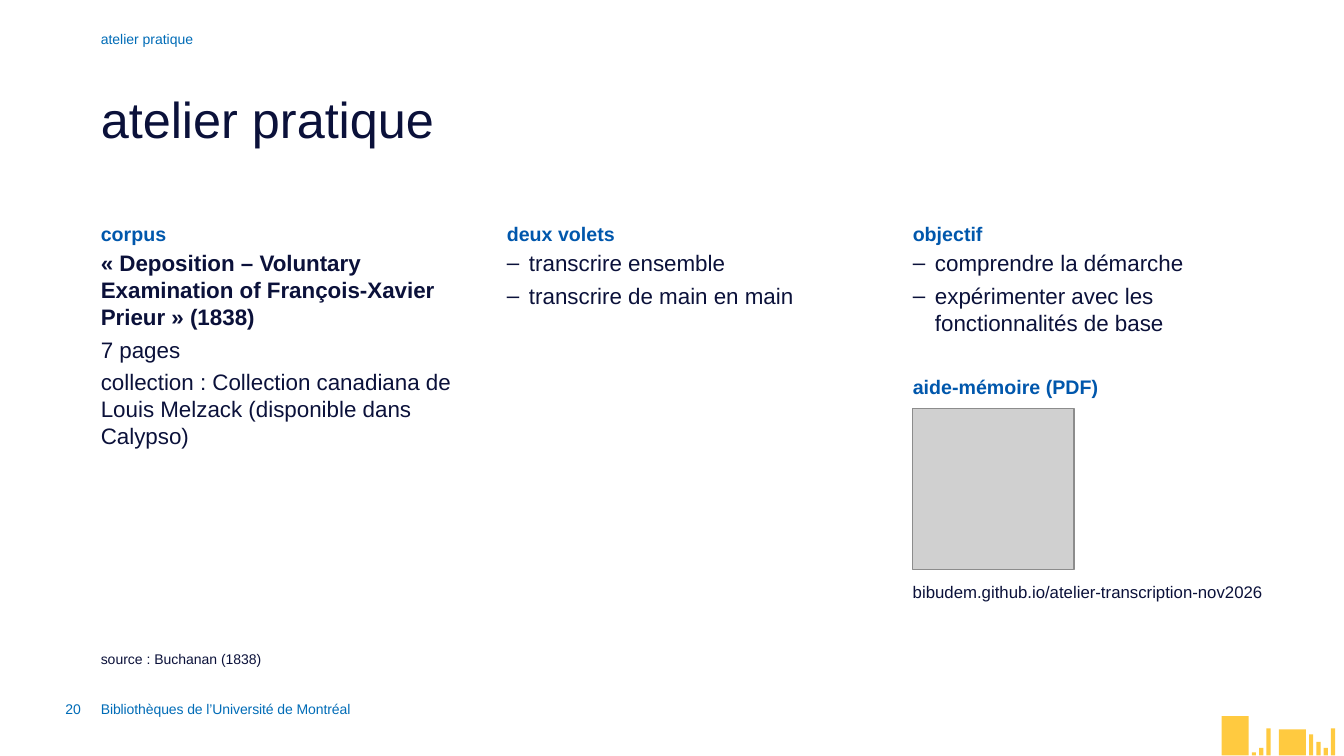
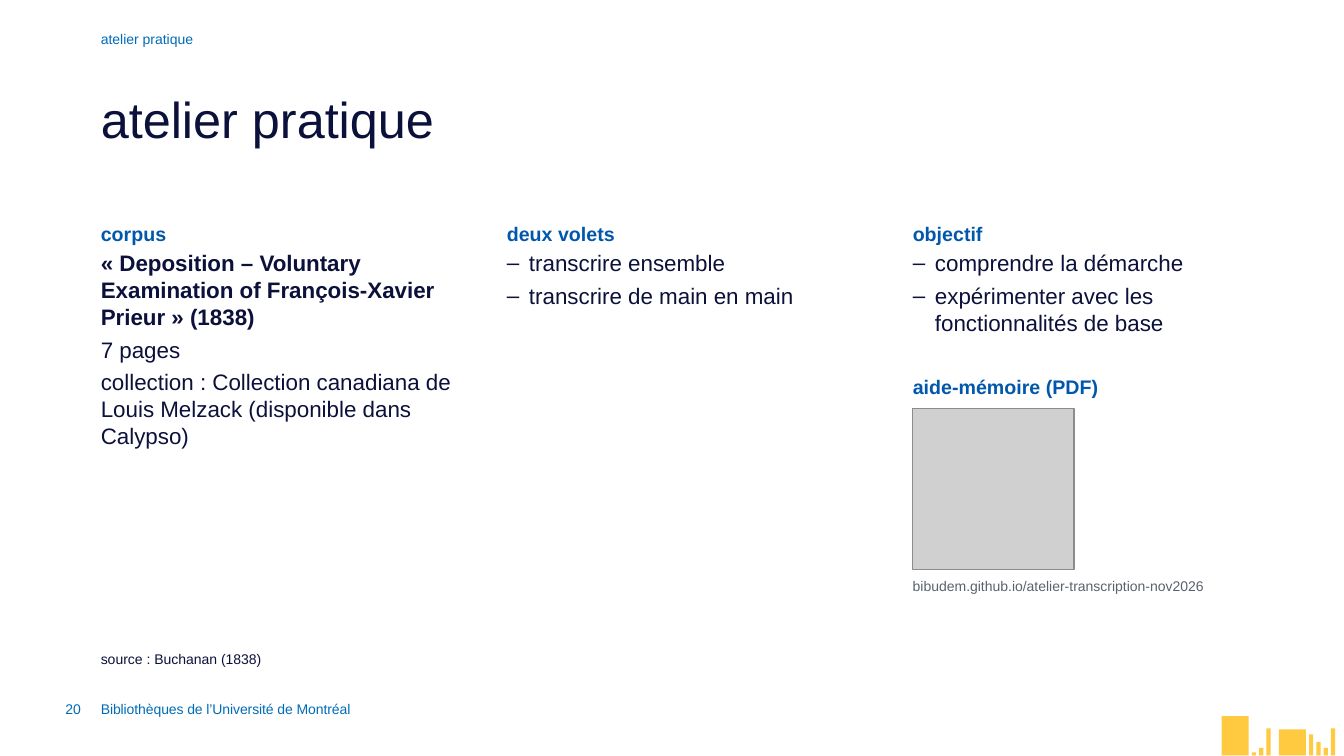
Before and after one commit to bibudem/atelier-transcription-nov2026, a slide deck: slide 20 of exposé_magistral.pptx. Drawn at 1344x756 pixels with LibreOffice and Linux fonts; fonts in the diff are those of the drawing; grey boxes stand for pictures. Boxes give left, top, right and bottom in pixels: in the first picture for what was removed or moved away, otherwise in the second. Text is boxed around its words. In the diff, an @@ line names an element or a change of style, - is before the commit and + after.

```diff
--- a/exposé_magistral.pptx
+++ b/exposé_magistral.pptx
@@ text "bibudem.github.io/atelier-transcription-nov2026" at <box>913,581,1204,594</box>: size 12 to 10 pt, text colour #0B113A to #59636E @@
```
Also in this commit, not shown: 2 other slides changed.
